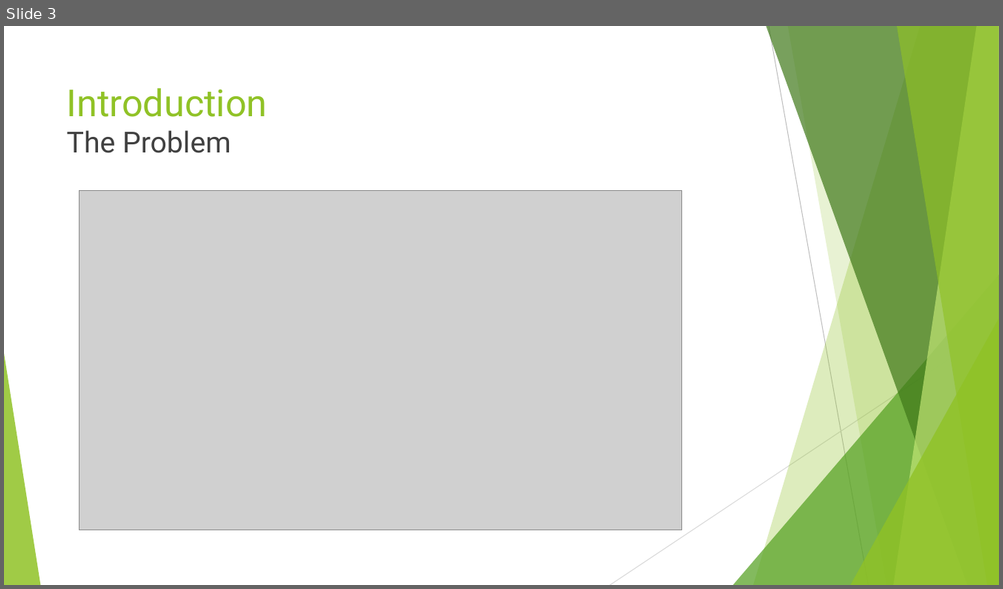
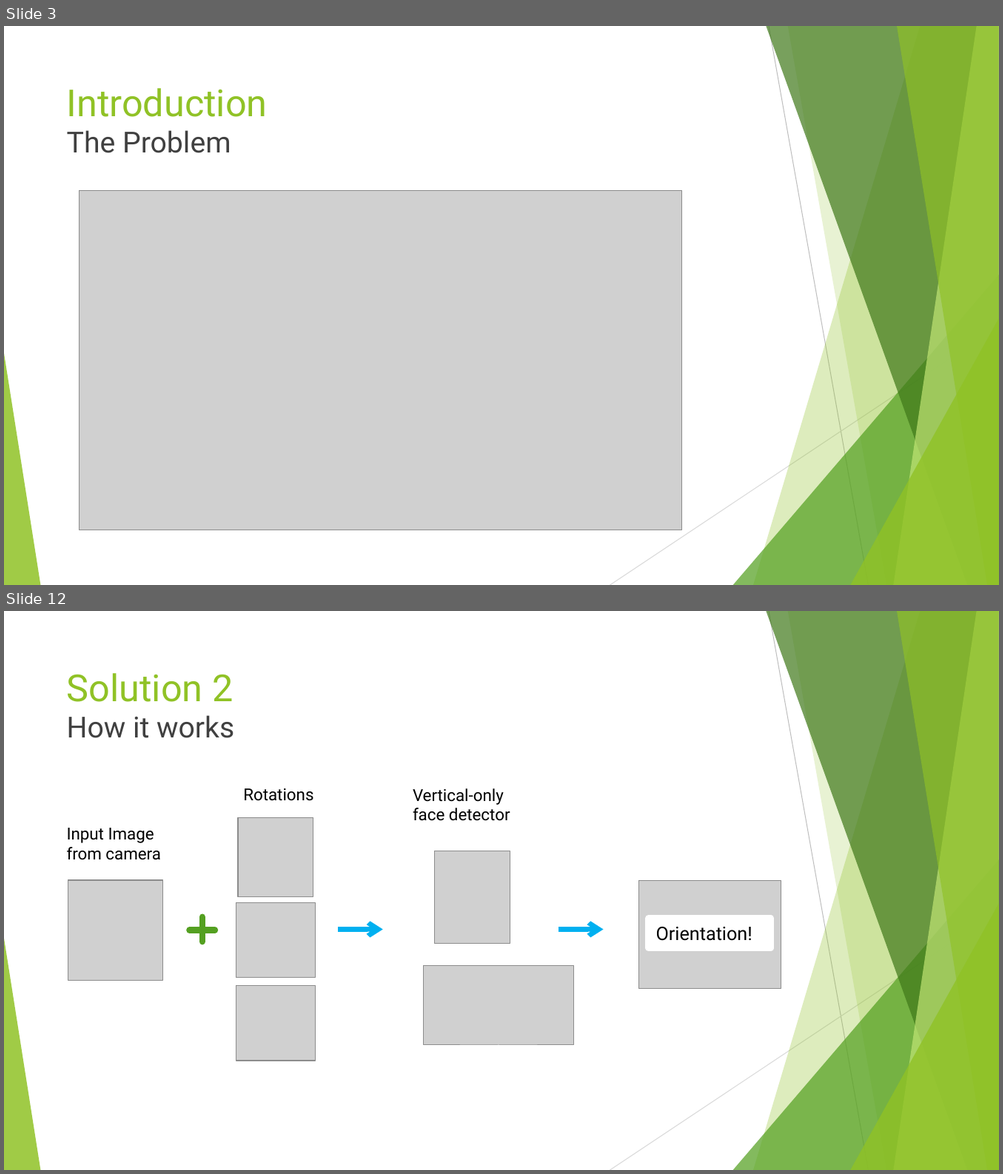
Before and after one commit to realleyriley/Honors-Thesis, a slide deck: Paperwork/Summer Research Presentation.pptx. Shown one above the other, each under a label of ours: slide 3 before the commit, slides 3 and 12 after it; the slides between them are not shown. The pictures are 1003x589 and 1003x1174 pixels, drawn with LibreOffice and Linux fonts; fonts in the diff are those of the drawing; grey boxes stand for pictures. Boxes give left, top, right and bottom in pixels: in the first picture for what was removed or moved away, otherwise in the second. Text is boxed around its words. In the diff, an @@ line names an element or a change of style, - is before the commit and + after.

```diff
--- a/Paperwork/Summer Research Presentation.pptx
+++ b/Paperwork/Summer Research Presentation.pptx
@@ slide 12 added at [4,611,999,1170], background #FFFFFF; not listed: 10 template elements that a slide beside it also shows @@
@@ title added at [67,673,234,738], 28 pt, text #404040 @@
+Solution 2
+How it works
@@ text added at [243,789,313,801], 16 pt, text #000000 @@
+Rotations
@@ text added at [412,789,510,821], 16 pt, text #000000 @@
+Vertical-only face detector
@@ text added at [67,828,161,860], 16 pt, text #000000 @@
+Input Image from camera
@@ picture added at [238,818,313,897] @@
@@ picture added at [435,851,510,945] @@
@@ picture added at [68,880,163,980] @@
@@ picture added at [639,881,781,988] @@
@@ line added from (202, 917) to (202, 943), #54A021 6 pt @@
@@ picture added at [236,903,315,978] @@
@@ rectangle added at [649,918,771,948], fill #FFFFFF, outline #FFFFFF 6 pt, 18 pt, text #000000 @@
+Orientation!
@@ line added from (189, 931) to (215, 931), #54A021 6 pt @@
@@ arrow added from (338, 930) to (383, 930), #00B0F0 4.5 pt @@
@@ arrow added from (558, 930) to (603, 930), #00B0F0 4.5 pt @@
@@ picture added at [236,985,315,1061] @@
@@ picture added at [424,966,573,1046] @@
```
Also in this commit, not shown: 5 slides changed, 12 other slides added, 2 slides removed, 3 other files.
